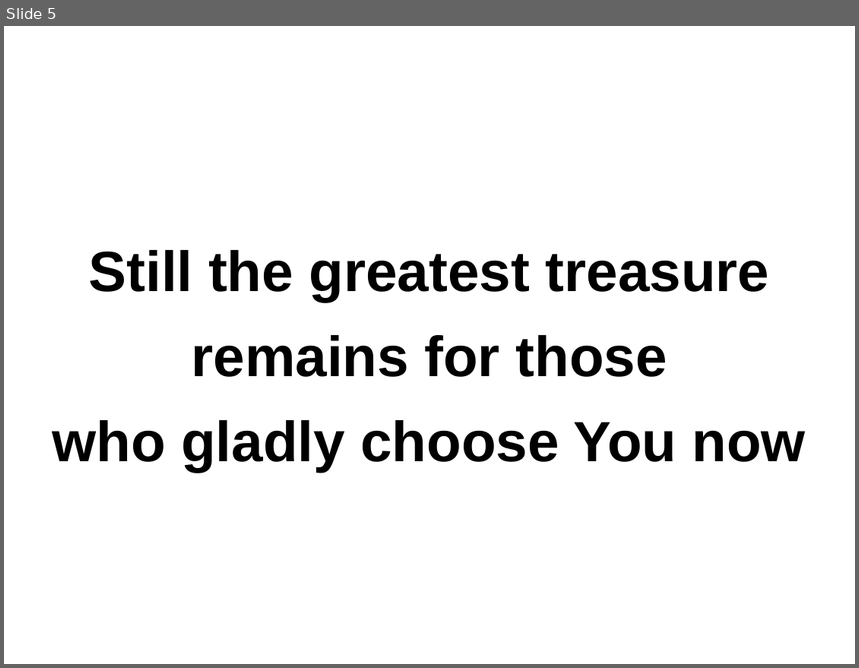
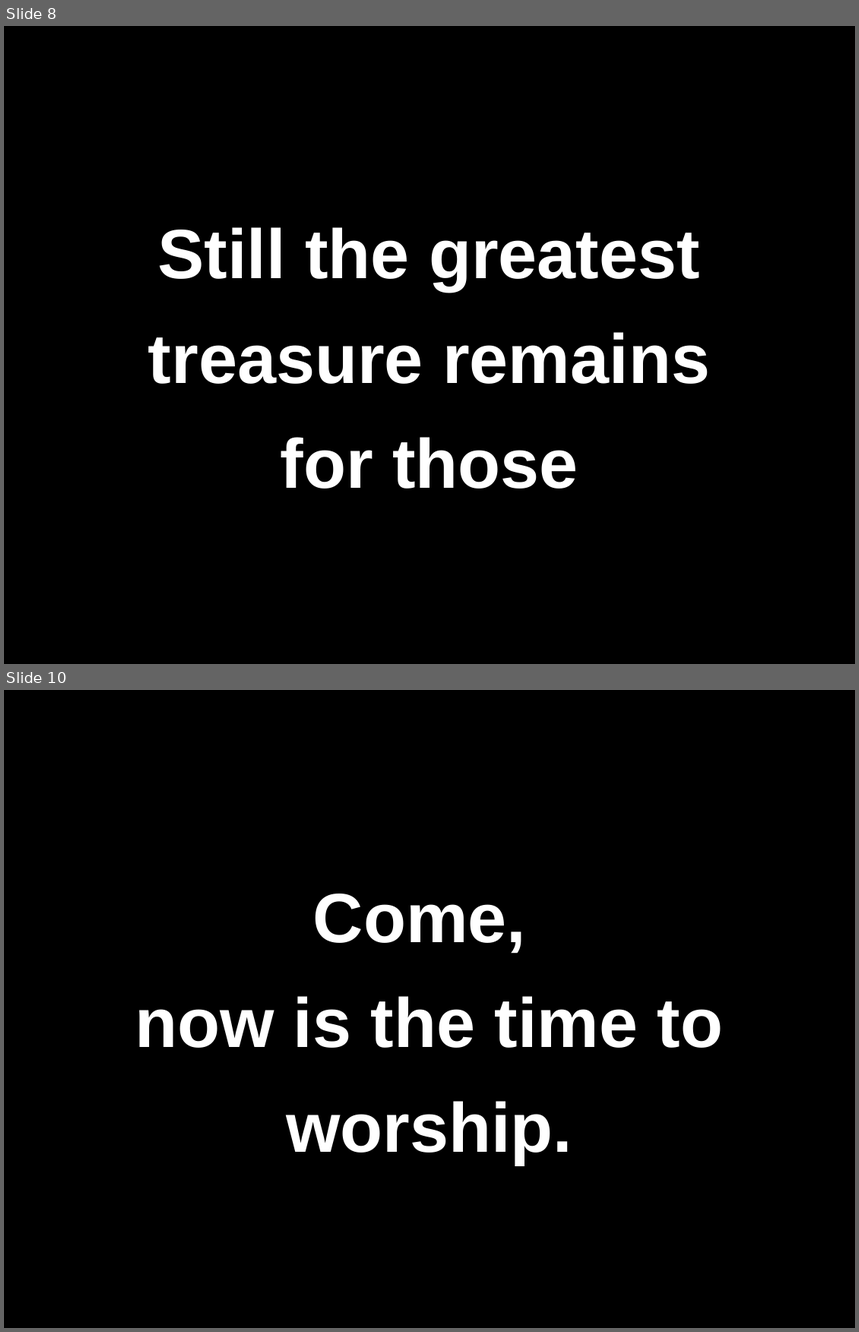
Before and after one commit to memery1446/HBCChoir, a slide deck: pptx-files/1.Come.Now.Is.the.Time.to.Worship.pptx. Shown one above the other, each under a label of ours: slide 5 before the commit, slides 8 and 10 after it; the slides between them are not shown. The pictures are 859x668 and 859x1332 pixels, drawn with LibreOffice and Linux fonts; fonts in the diff are those of the drawing. Boxes give left, top, right and bottom in pixels: in the first picture for what was removed or moved away, otherwise in the second. Text is boxed around its words. In the diff, an @@ line names an element or a change of style, - is before the commit and + after.

```diff
--- a/pptx-files/1.Come.Now.Is.the.Time.to.Worship.pptx
+++ b/pptx-files/1.Come.Now.Is.the.Time.to.Worship.pptx
@@ slide 10 added at box(4, 690, 855, 1328), background #000000 @@
@@ title added at box(135, 894, 724, 1164), 59 pt, text #FFFFFF, bold @@
+Come,
+now is the time to worship.
@@ what was slide 5 is now slide 8 @@
@@ slide 8 changed as well @@
@@ background #FFFFFF to #000000 @@
@@ title at box(148, 227, 710, 489): text changed; size 48 to 59 pt; text colour #000000 to #FFFFFF @@
-Still the greatest treasure
-remains for those
-who gladly choose You now
+Still the greatest treasure remains
+for those
```
Also in this commit, not shown: 13 other slides changed, 7 other slides added, 4 other files.
